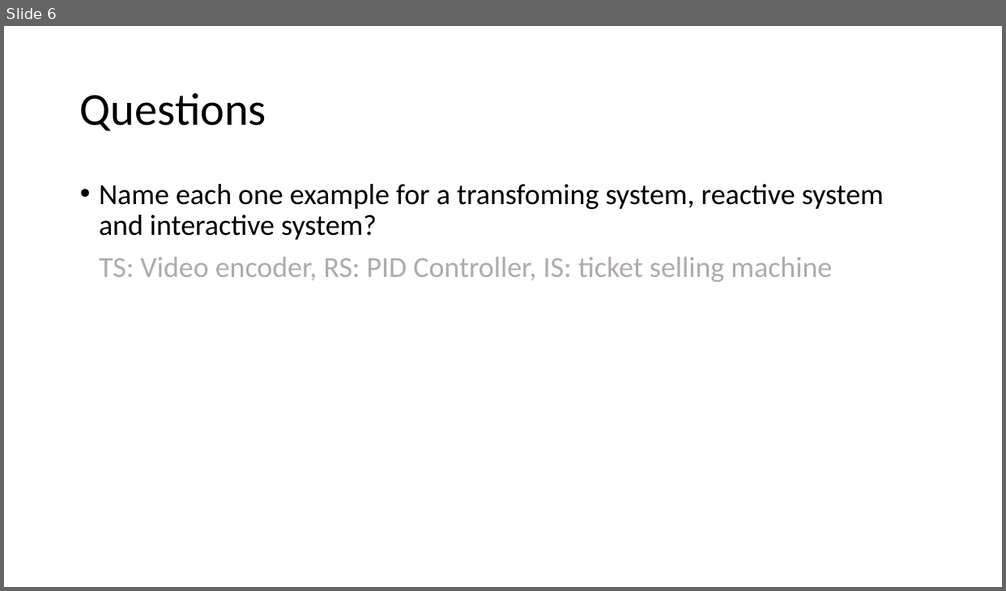
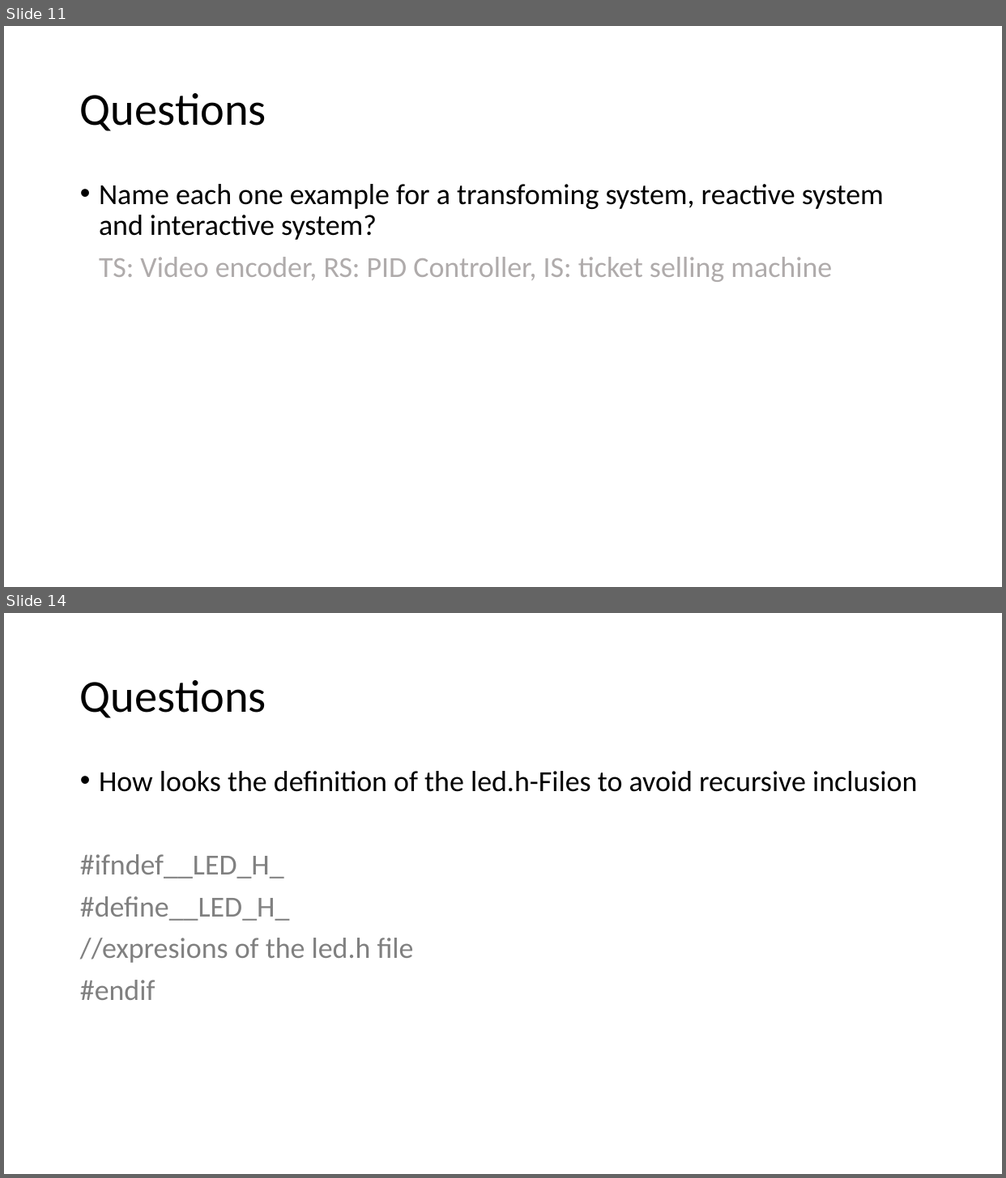
Before and after one commit to tametry/Team9, a slide deck: Recap/Recap SW2 System&Realtime, Macros, Includes.pptx. Shown one above the other, each under a label of ours: slide 6 before the commit, slides 11 and 14 after it; the slides between them are not shown. The pictures are 1006x591 and 1006x1178 pixels, drawn with LibreOffice and Linux fonts; fonts in the diff are those of the drawing. Boxes give left, top, right and bottom in pixels: in the first picture for what was removed or moved away, otherwise in the second. Text is boxed around its words. In the diff, an @@ line names an element or a change of style, - is before the commit and + after.

```diff
--- a/Recap/Recap SW2 System&Realtime, Macros, Includes.pptx
+++ b/Recap/Recap SW2 System&Realtime, Macros, Includes.pptx
@@ slide 14 added at box(4, 613, 1002, 1174), background #FFFFFF @@
@@ title added at box(80, 680, 266, 718), 44 pt, text #000000 @@
+Questions
@@ text added at box(80, 771, 917, 1000), 28 pt, text #000000 @@
+• How looks the definition of the led.h-Files to avoid recursive inclusion
+#ifndef__LED_H_
+#define__LED_H_
+//expresions of the led.h file
+#endif
@@ what was slide 6 is now slide 11 @@
```
Also in this commit, not shown: 8 other slides added, 1 other file.
